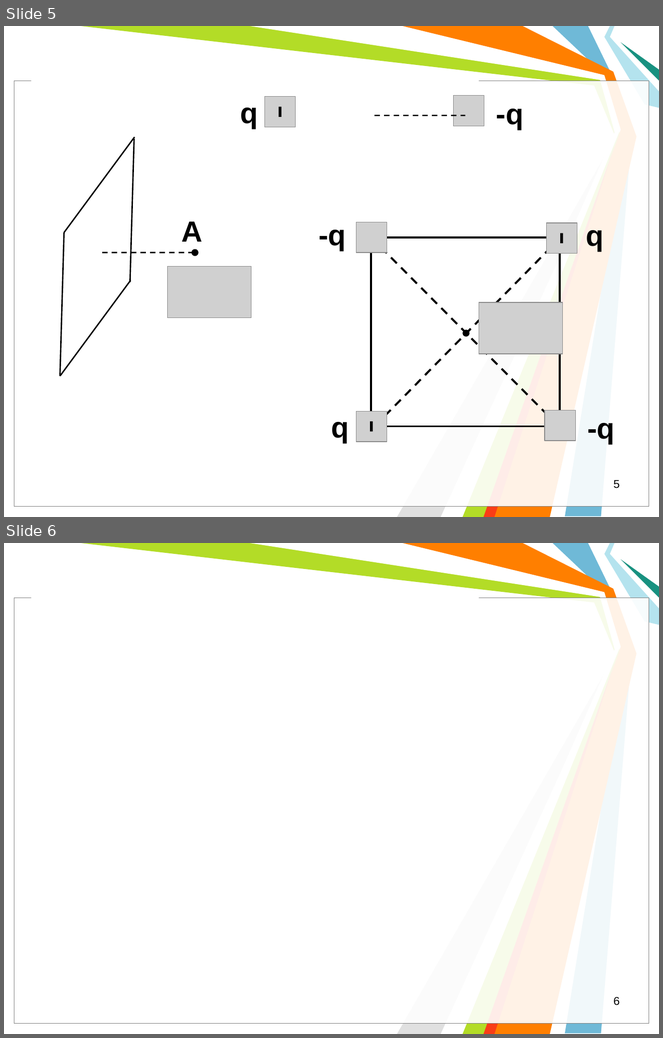
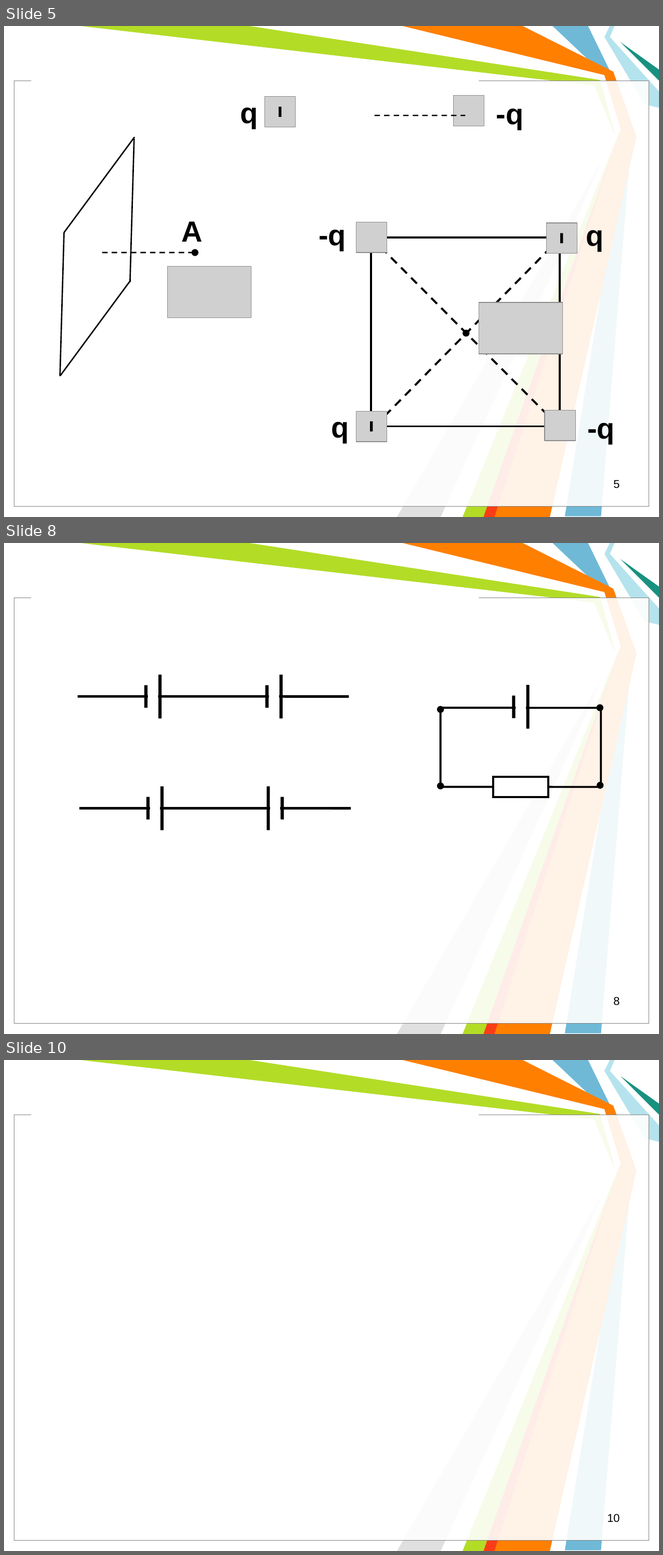
Before and after one commit to l432/NMK, a slide deck: Lecture/FIT/Less00.ppt. Shown one above the other, each under a label of ours: slides 5 and 6 before the commit, slides 5, 8 and 10 after it; the slides between them are not shown. The pictures are 663x1038 and 663x1555 pixels, drawn with LibreOffice and Linux fonts; fonts in the diff are those of the drawing; grey boxes stand for pictures; background and template pictures are left out. Boxes give left, top, right and bottom in pixels: in the first picture for what was removed or moved away, otherwise in the second. Text is boxed around its words. In the diff, an @@ line names an element or a change of style, - is before the commit and + after.

```diff
--- a/Lecture/FIT/Less00.ppt
+++ b/Lecture/FIT/Less00.ppt
@@ slide 8 added at bbox=[4, 543, 659, 1034], background #FFFFFF; not listed: 11 template elements that a slide beside it also shows @@
@@ line added from (160, 675) to (160, 719), #000000 3.49 pt @@
@@ line added from (281, 675) to (281, 719), #000000 3.49 pt @@
@@ line added from (77, 696) to (349, 696), #000000 2.75 pt @@
@@ line added from (146, 685) to (146, 708), #000000 3.49 pt @@
@@ rectangle added at bbox=[148, 685, 158, 708], fill #FFFFFF @@
@@ line added from (267, 685) to (267, 708), #000000 3.49 pt @@
@@ rectangle added at bbox=[269, 685, 279, 708], fill #FFFFFF @@
@@ line added from (514, 696) to (514, 719), #000000 3.49 pt @@
@@ rectangle added at bbox=[516, 696, 526, 719], fill #FFFFFF @@
@@ line added from (528, 685) to (528, 729), #000000 3.49 pt @@
@@ ellipse added at bbox=[438, 707, 443, 712], fill #000000, outline #000000 2.01 pt @@
@@ line added from (440, 708) to (601, 708), #000000 2.24 pt @@
@@ line added from (440, 787) to (440, 708), #000000 2.24 pt @@
@@ ellipse added at bbox=[598, 705, 603, 711], fill #000000, outline #000000 2.01 pt @@
@@ line added from (601, 787) to (601, 708), #000000 2.24 pt @@
@@ line added from (162, 787) to (162, 831), #000000 3.49 pt @@
@@ line added from (268, 787) to (268, 831), #000000 3.49 pt @@
@@ ellipse added at bbox=[438, 783, 443, 788], fill #000000, outline #000000 2.01 pt @@
@@ line added from (440, 787) to (601, 787), #000000 2.24 pt @@
@@ rectangle added at bbox=[493, 777, 549, 797], fill #FFFFFF, outline #000000 2.24 pt @@
@@ ellipse added at bbox=[598, 783, 603, 788], fill #000000, outline #000000 2.01 pt @@
@@ line added from (148, 797) to (148, 820), #000000 3.49 pt @@
@@ rectangle added at bbox=[150, 797, 160, 820], fill #FFFFFF @@
@@ rectangle added at bbox=[270, 797, 280, 820], fill #FFFFFF @@
@@ line added from (283, 797) to (283, 820), #000000 3.49 pt @@
@@ line added from (79, 808) to (351, 808), #000000 2.75 pt @@
@@ page number added at bbox=[613, 997, 620, 1006], 12.5 pt, text #000000 @@
+8
@@ what was slide 6 is now slide 10 @@
@@ page number at bbox=[607, 1514, 620, 1523]: text changed @@
-6
+10
```
Also in this commit, not shown: 3 other slides added, 2 slides removed, 2 other files.
